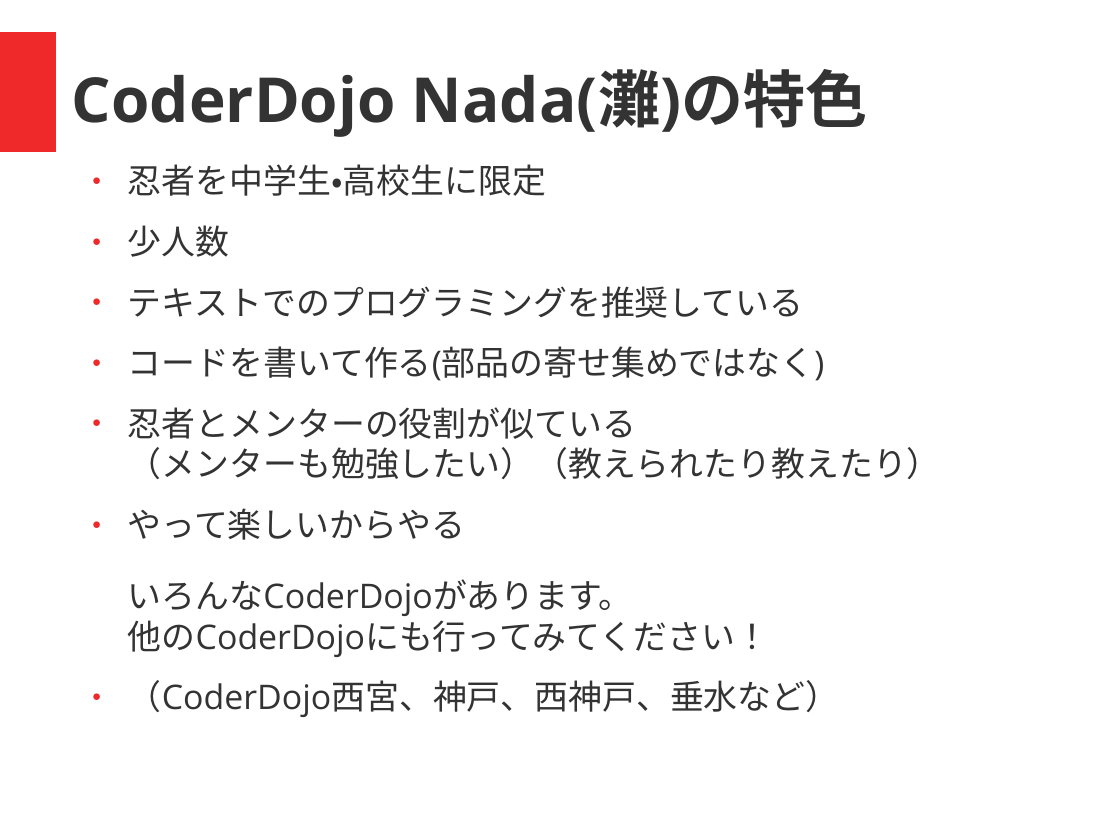
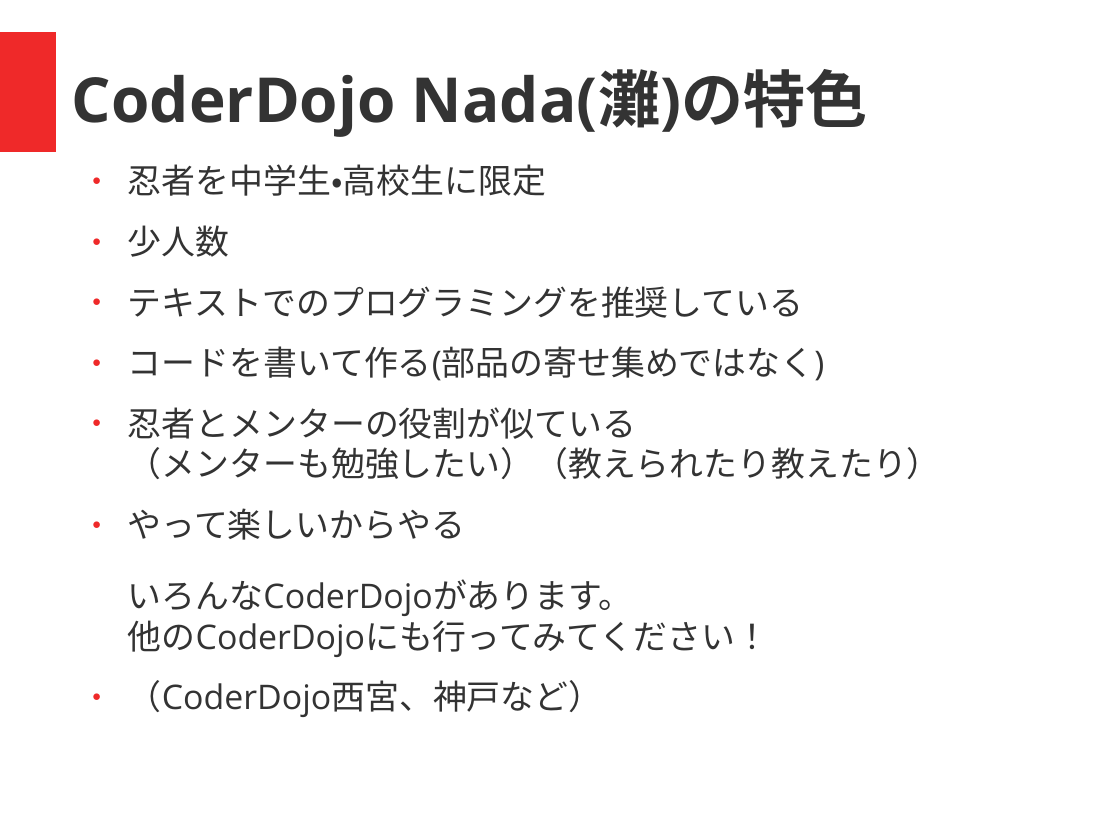
Before and after one commit to coderdojo-nada/resource, a slide deck: slide 3 of guide/coderdojo-nada紹介.odp. Drawn at 1120x840 pixels with LibreOffice and Linux fonts; fonts in the diff are those of the drawing. Boxes give left, top, right and bottom in pixels: in the first picture for what was removed or moved away, otherwise in the second. Text is boxed around its words. In the diff, an @@ line names an element or a change of style, - is before the commit and + after.

```diff
--- a/guide/coderdojo-nada紹介.odp
+++ b/guide/coderdojo-nada紹介.odp
@@ text at <box>128,680,602,717</box>: text changed @@
-● （CoderDojo西宮、神戸、西神戸、垂水など）
+● （CoderDojo西宮、神戸など）
```
Also in this commit, not shown: 2 other slides changed, 5 slides removed, 1 other file.
